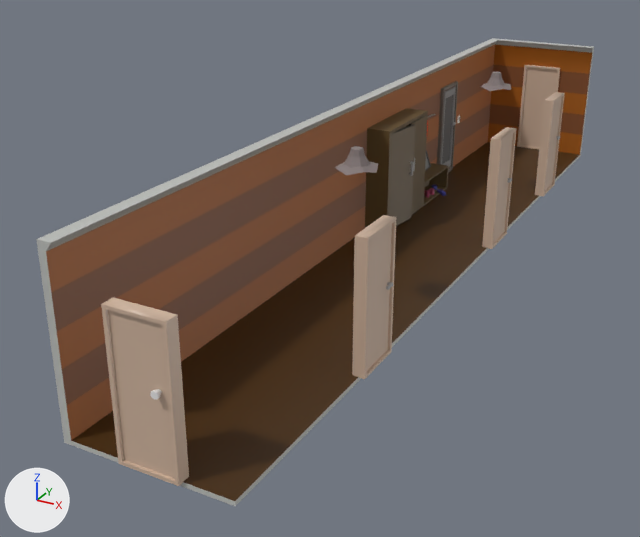
One commit to the FBX model Model/Corridor.fbx: the scene before it, then after it.
Both versions are drawn from a camera (50 mm lens) standing at (13.9, -33.6, 15.5) and looking at (-3.3, -2.4, -0.2). The axes (+X, +Y, +Z) are drawn at lower left. The lights are the same throughout. Where no turn or scale is listed for an object, it has been applied to the vertices. Vertices at the same position are counted once.

Script lines for the objects in view, before the commit:
```python
ob_cube_001 = bpy.data.objects.new('Cube.001', me_cube_001)
ob_cube_001.location = (2.54, 3.74, 2.68)
ob_cube_001.scale = (0.235, 1.07, 2.54)
ob_cube_002 = bpy.data.objects.new('Cube.002', me_cube_002)
ob_cube_002.location = (2.54, -9.3, 2.68)
ob_cube_004 = bpy.data.objects.new('Cube.004', me_cube_004)
ob_cube_004.location = (-0.25, 19.75, 2.68)
ob_cube_006 = bpy.data.objects.new('Cube.006', me_cube_006)
ob_cube_006.location = (-0.25, -17.74, 2.68)
ob_куб_001 = bpy.data.objects.new('Куб.001', me_куб_001)
ob_куб_001.location = (2.77, 4.5, 2.91)
ob_куб_001.scale = (0.0969, 0.0472, 0.0472)
ob_куб_003 = bpy.data.objects.new('Куб.003', me_куб_062)
ob_куб_003.location = (0.0, 10.02, 6.18)
ob_куб_004 = bpy.data.objects.new('Куб.004', me_куб_064)
ob_куб_004.location = (0.0, -5.66, 6.18)
ob_куб_040 = bpy.data.objects.new('Куб.040', me_куб_011)
ob_куб_040.location = (-0.52, 1.1, 0.08)
ob_куб_045 = bpy.data.objects.new('Куб.045', me_куб_045)
ob_куб_045.location = (0.33, -17.98, 2.98)
# also in view: 'Cube.003' at (2.5, 12.0, 2.7); 'Куб.052' at (-2.2, 5.3, 2.6); 'Куб.053' at (-2.1, 3.2, 2.6); 'Cube.007' at (-3.3, 12.0, 2.7); 'Куб.046' at (-2.8, 4.2, 2.6)
```
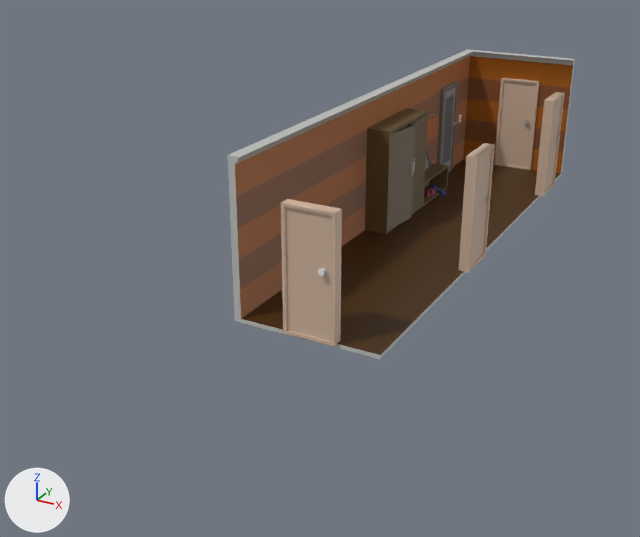
Patch to the scene script:
```diff
--- a/Model/Corridor.fbx.py
+++ b/Model/Corridor.fbx.py
@@ me_cube_002 @@
 me_cube_002.from_pydata(...)  # 20 vertices, 18 faces; spans x -0.24..0.24, y -1.07..1.07, z -2.54..2.54
+# me_cube_002 part 3: the whole mesh is scaled about its middle by (4.25, 0.936, 0.394)
 me_cube_002.materials.append(mat_material)
@@ me_куб_020 @@
 # used by ob_куб_041; location = (2.77, -8.54, 2.91)
-me_куб_020.from_pydata(...)  # 16 vertices, 14 faces; spans x -0.097..0.097, y -0.355..0.047, z -0.047..0.047
+me_куб_020.from_pydata(...)  # 16 vertices, 14 faces; spans x -1.0..1.0, y -7.514..1.0, z -1.0..1.0
+# me_куб_020 part 2: 16 of 16 vertices moved; they spanned x -0.097..0.097, y -0.355..0.047, z -0.047..0.047 and now span x -1.0..1.0, y -7.514..1.0, z -1.0..1.0; mean shift (0.166, -1.79, 0.0); largest move (0.097, -0.355, 0.047) -> (1.0, -7.514, 1.0)
 me_куб_020.materials.append(mat_материал_027)
@@ me_куб_011 @@
 me_куб_011.from_pydata(...)  # 66 vertices, 62 faces; spans x -3.1..3.1, y -18.9..18.9, z -0.1..6.5
 # used by ob_куб_040; location = (-0.52, 1.1, 0.08)
+# me_куб_011 part 1: the whole mesh is scaled about its middle by (1, 0.64, 1), then moved by (0.0, 2.3, 0.0)
 me_куб_011.materials.append(mat_материал_018)
@@ me_cube_006_1 @@
+me_cube_006_1.from_pydata(...)  # 20 vertices, 18 faces; spans x -1.07..1.07, y 8.9..9.37, z -2.54..2.54
+me_cube_006_1.materials.append(mat_material)  # beige #cfb39e
@@ me_куб_045_1 @@
+me_куб_045_1.from_pydata(...)  # 26 vertices, 24 faces; spans x -0.125..0.125, y 9.005..9.256, z -0.125..0.125
@@ me_cube_004_1 @@
+me_cube_004_1.from_pydata(...)  # 20 vertices, 18 faces; spans x -1.07..1.07, y -4.64..-4.17, z -2.54..2.54
+me_cube_004_1.materials.append(mat_material)  # beige #cfb39e
@@ ob_cube_002 @@
-ob_cube_002 = bpy.data.objects.new('Cube.002', me_cube_002)
-ob_cube_002.location = (2.54, -9.3, 2.68)
@@ ob_куб_045 @@
-ob_куб_045 = bpy.data.objects.new('Куб.045', me_куб_045)
-ob_куб_045.location = (0.33, -17.98, 2.98)
@@ ob_куб_003 @@
-ob_куб_003 = bpy.data.objects.new('Куб.003', me_куб_062)
-ob_куб_003.location = (0.0, 10.02, 6.18)
@@ ob_cube_004 @@
-ob_cube_004 = bpy.data.objects.new('Cube.004', me_cube_004)
-ob_cube_004.location = (-0.25, 19.75, 2.68)
@@ ob_cube_001 @@
-ob_cube_001 = bpy.data.objects.new('Cube.001', me_cube_001)
-ob_cube_001.location = (2.54, 3.74, 2.68)
+ob_cube_001 = bpy.data.objects.new('Cube.001', me_cube_002)
+ob_cube_001.location = (2.54, 0.72, 2.68)
 ob_cube_001.scale = (0.235, 1.07, 2.54)
@@ ob_cube_006 @@
-ob_cube_006 = bpy.data.objects.new('Cube.006', me_cube_006)
-ob_cube_006.location = (-0.25, -17.74, 2.68)
@@ ob_куб_004 @@
-ob_куб_004 = bpy.data.objects.new('Куб.004', me_куб_064)
-ob_куб_004.location = (0.0, -5.66, 6.18)
@@ ob_д_кухня @@
+ob_д_кухня = bpy.data.objects.new('Д(Кухня)', me_cube_006_1)
+ob_д_кухня.location = (-0.25, -17.74, 2.68)
@@ ob_ручка_004 @@
+ob_ручка_004 = bpy.data.objects.new('Ручка.004', me_куб_045_1)
+ob_ручка_004.location = (0.33, -17.98, 2.98)
@@ ob_д_туалет @@
+ob_д_туалет = bpy.data.objects.new('Д(Туалет)', me_cube_004_1)
+ob_д_туалет.location = (-0.25, 19.75, 2.68)
```

Location of each change, [x1, y1, x2, y2] in pixels of the pictures (640 x 537 px; the box of a moved part takes in the faces that stretch with it):
'Куб.040', mesh rescaled (38% narrower, 34% shorter): before [36, 38, 594, 506]; after [228, 49, 575, 359]
'Cube.006', deleted (beige): before [101, 297, 189, 486]
'Д(Кухня)', added (beige): after [281, 199, 342, 346]
'Cube.002', deleted: before [352, 215, 396, 379]
'Cube.001', mesh rescaled, reshaped, moved (7% taller): before [482, 127, 517, 249]; after [459, 143, 495, 273]
'Д(Туалет)', added: after [494, 78, 539, 170]
'Cube.004', deleted: before [517, 65, 560, 149]
'Куб.004', deleted: before [335, 146, 378, 175]
'Куб.003', deleted: before [480, 71, 511, 91]
'Куб.045', deleted: before [151, 389, 162, 400]
'Ручка.004', added: after [318, 268, 326, 276]
'Куб.041', no longer drawn: before [386, 282, 393, 290]
part 2 of me_куб_020, moved or reshaped: before [386, 282, 393, 290]; after [486, 197, 491, 202]
part 3 of me_cube_002, moved or reshaped: before [352, 215, 396, 379]; after [459, 143, 495, 273]
